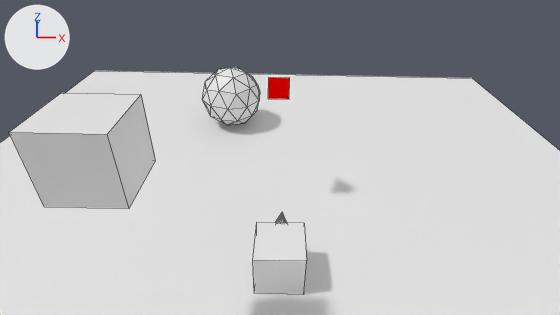
What one commit did to the Blender file demo_game.blend.
Rendered twice from the file's camera 'Camera'. The lights are fixed; the arrows at upper left show +X, +Y and +Z. Mesh edges are drawn as thin lines.
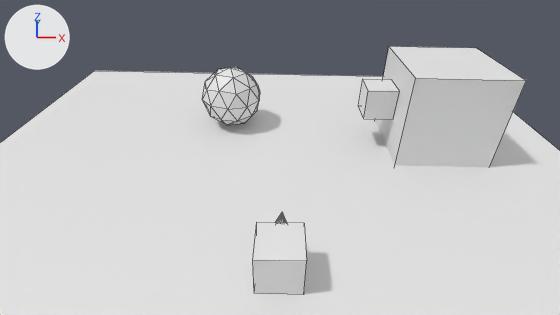
Where the change shows, as pixel boxes (x1, y1, x2, y2) in the pictures (560 x 315 px):
'Cube.001', moved, rescaled
    before: (9, 93, 156, 209)
    after: (375, 46, 526, 167)
'Grabber', added
    after: (358, 79, 399, 119)
'selector', deleted (red)
    before: (268, 77, 290, 99)

What the commit changed:
Object 'Cube.001' (ob_cube_001) moves from (-4.34, -7.94, 9.03) to (10.02, 6.21, 3.72).
Object 'Cube.001' (ob_cube_001) is rescaled from (0.95, 0.95, 0.95) to (2.94, 2.94, 2.94).
Object 'selector' (ob_selector) is deleted.
Object 'Grabber' (ob_grabber) is new; it shows me_cube_001.
Its location is (6.13, 6.24, 4.12).
Its scale is (0.95, 0.95, 0.95).
